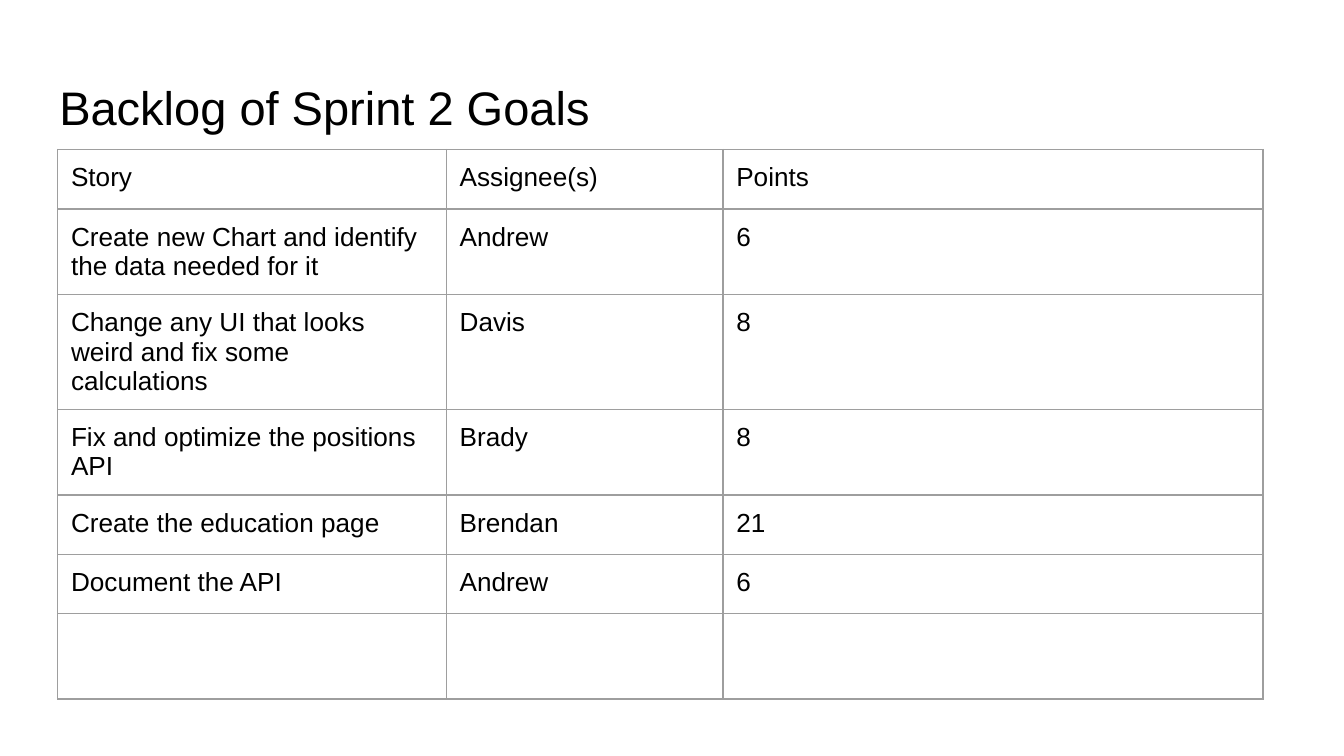
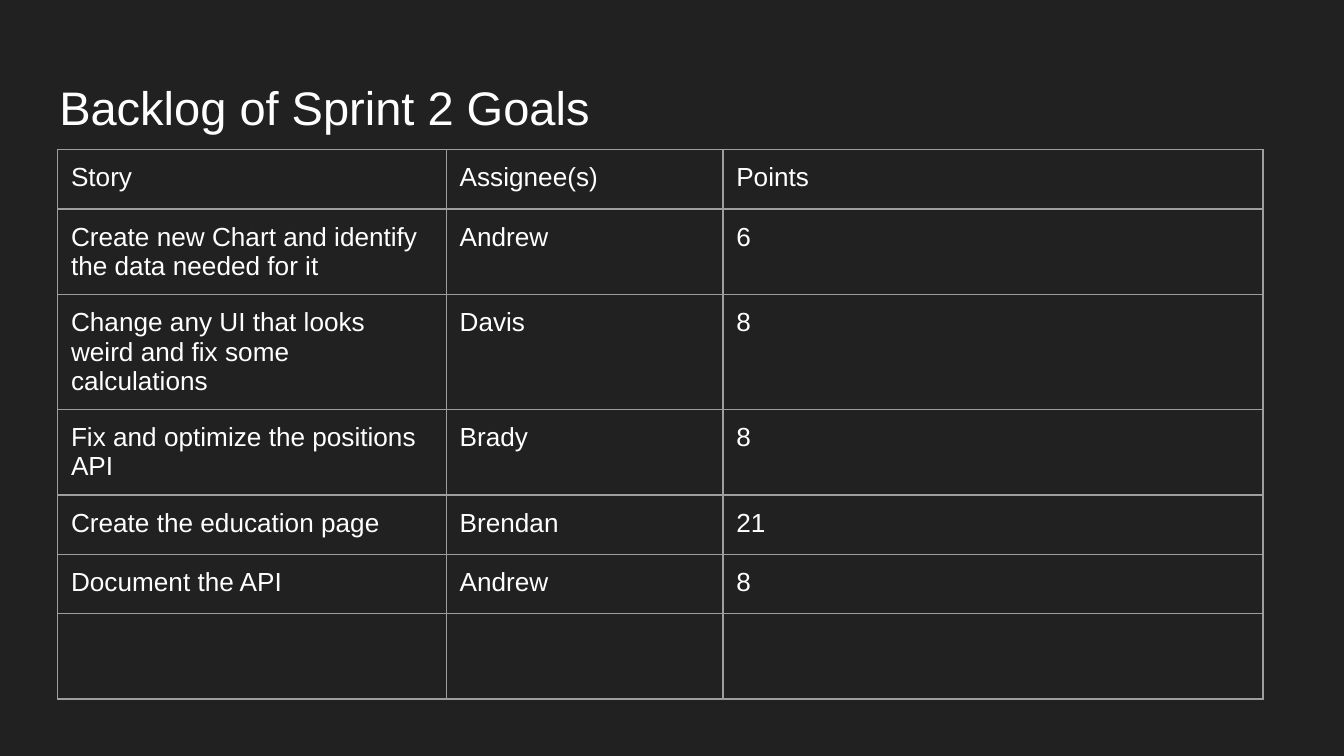
Before and after one commit to Asetka/Stocko, a slide deck: slide 3 of sprint_deliverables/Sprint3Deliverables/Stocko Sprint 3.pptx. Drawn at 1344x756 pixels with LibreOffice and Linux fonts; fonts in the diff are those of the drawing; background and template pictures are left out. Boxes give left, top, right and bottom in pixels: in the first picture for what was removed or moved away, otherwise in the second. Text is boxed around its words. In the diff, an @@ line names an element or a change of style, - is before the commit and + after.

```diff
--- a/sprint_deliverables/Sprint3Deliverables/Stocko Sprint 3.pptx
+++ b/sprint_deliverables/Sprint3Deliverables/Stocko Sprint 3.pptx
@@ background #FFFFFF to #212121 @@
@@ title "Backlog of Sprint 2 Goals" at bbox=[59, 91, 590, 134]: text colour #000000 to #FFFFFF @@
@@ table at bbox=[58, 149, 1263, 596] @@
-row 6, column 3: 6
+row 6, column 3: 8
@@ text colour #000000 to #FFFFFF @@
```
Also in this commit, not shown: 9 other slides changed, 1 slide added, 2 slides removed, 2 other files.
